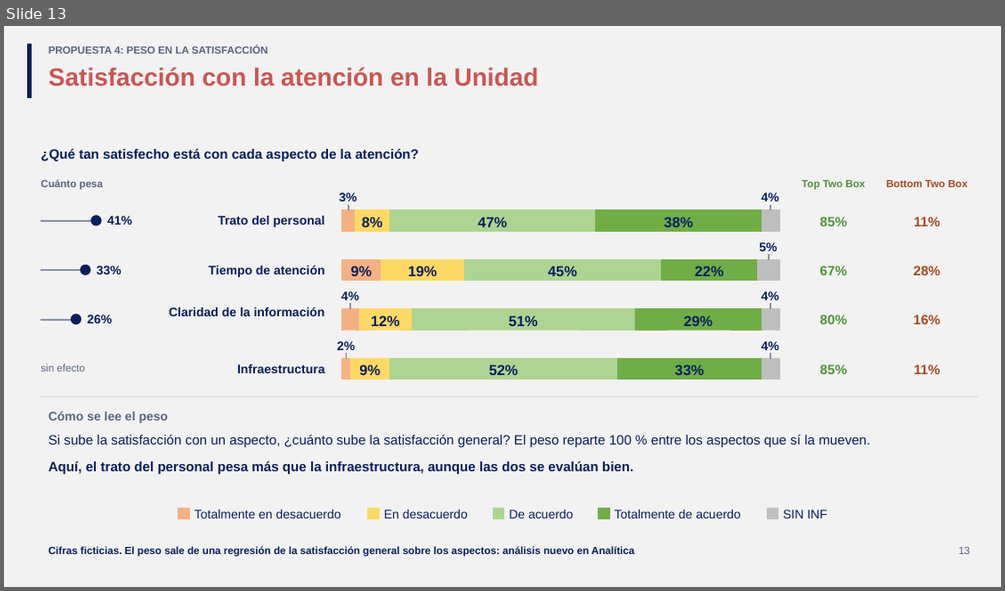
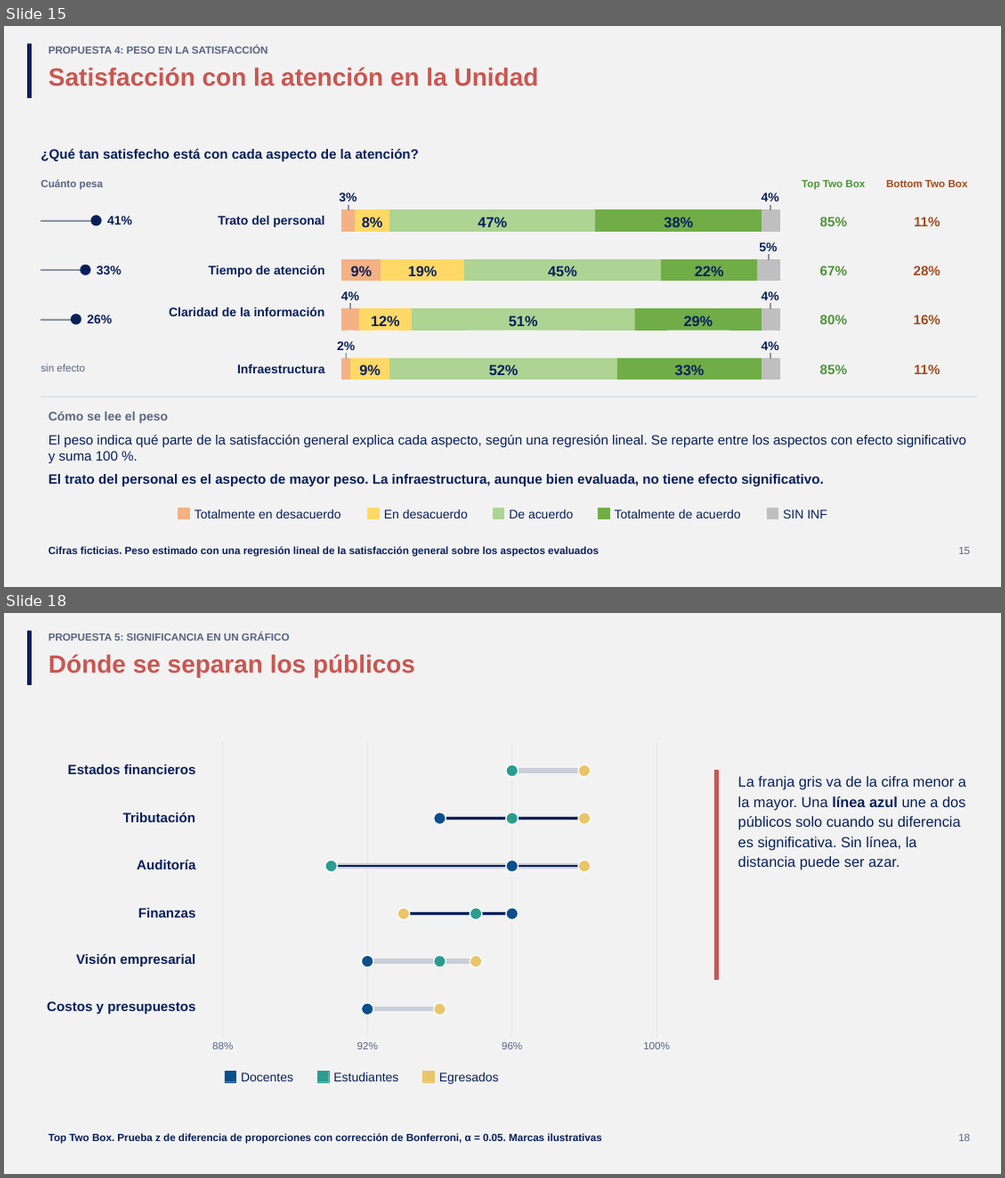
Before and after one commit to GonzaloAlmendariz/prosecnur-app, a slide deck: docs/qa/motor-ppt-2026-10-06/4-recetario/propuestas-rescatables.pptx. Shown one above the other, each under a label of ours: slide 13 before the commit, slides 15 and 18 after it; the slides between them are not shown. The pictures are 1005x591 and 1005x1178 pixels, drawn with LibreOffice and Linux fonts; fonts in the diff are those of the drawing; background and template pictures are left out. Boxes give left, top, right and bottom in pixels: in the first picture for what was removed or moved away, otherwise in the second. Text is boxed around its words. In the diff, an @@ line names an element or a change of style, - is before the commit and + after.

```diff
--- a/docs/qa/motor-ppt-2026-10-06/4-recetario/propuestas-rescatables.pptx
+++ b/docs/qa/motor-ppt-2026-10-06/4-recetario/propuestas-rescatables.pptx
@@ slide 18 added at (x1=4, y1=613, x2=1001, y2=1174), background #F2F2F2 @@
@@ rectangle added at (x1=28, y1=630, x2=32, y2=684), fill #081F5C, outline #081F5C 0.25 pt @@
@@ text added at (x1=48, y1=633, x2=290, y2=641), 10 pt, text #5A6480, bold @@
+PROPUESTA 5: SIGNIFICANCIA EN UN GRÁFICO
@@ title added at (x1=48, y1=654, x2=415, y2=677), 24 pt, text #CA5651, bold @@
+Dónde se separan los públicos
@@ rectangle added at (x1=714, y1=770, x2=718, y2=980), fill #CA5651, outline #CA5651 0.25 pt @@
@@ text added at (x1=738, y1=776, x2=966, y2=870), 14 pt, text #081F5C @@
+La franja gris va de la cifra menor a la mayor. Una línea azul une a dos públicos solo cuando su diferencia es significativa. Sin línea, la distancia puede ser azar.
@@ group added at (x1=47, y1=742, x2=670, y2=1049): 16 ellipses, 14 freeform shapes, 10 texts @@
+Costos y presupuestos
+Visión empresarial
+Finanzas
+Auditoría
+Tributación
+Estados financieros
+88%
+92%
+96%
+100%
@@ rectangle added at (x1=225, y1=1070, x2=235, y2=1082), fill #0B4F8C, outline #0B4F8C 0.25 pt @@
@@ text added at (x1=241, y1=1072, x2=293, y2=1081), 12 pt, text #081F5C @@
+Docentes
@@ rectangle added at (x1=317, y1=1070, x2=329, y2=1082), fill #2A9D8F, outline #2A9D8F 0.25 pt @@
@@ text added at (x1=333, y1=1072, x2=398, y2=1081), 12 pt, text #081F5C @@
+Estudiantes
@@ rectangle added at (x1=423, y1=1070, x2=434, y2=1082), fill #E9C46A, outline #E9C46A 0.25 pt @@
@@ text added at (x1=439, y1=1072, x2=499, y2=1084), 12 pt, text #081F5C @@
+Egresados
@@ text added at (x1=48, y1=1133, x2=601, y2=1143), 10 pt, text #081F5C, bold @@
+Top Two Box. Prueba z de diferencia de proporciones con corrección de Bonferroni, α = 0.05. Marcas ilustrativas
@@ text added at (x1=958, y1=1134, x2=970, y2=1141), 10 pt, text #5A6480 @@
+18
@@ what was slide 13 is now slide 15 @@
@@ slide 15 changed as well @@
@@ text at (x1=48, y1=434, x2=966, y2=463): text changed @@
-Si sube la satisfacción con un aspecto, ¿cuánto sube la satisfacción general? El peso reparte 100 % entre los aspectos que sí la mueven.
+El peso indica qué parte de la satisfacción general explica cada aspecto, según una regresión lineal. Se reparte entre los aspectos con efecto significativo y suma 100 %.
@@ text at (x1=48, y1=474, x2=823, y2=486): text changed @@
-Aquí, el trato del personal pesa más que la infraestructura, aunque las dos se evalúan bien.
+El trato del personal es el aspecto de mayor peso. La infraestructura, aunque bien evaluada, no tiene efecto significativo.
@@ text at (x1=48, y1=546, x2=599, y2=556): text changed @@
-Cifras ficticias. El peso sale de una regresión de la satisfacción general sobre los aspectos: análisis nuevo en Analítica
+Cifras ficticias. Peso estimado con una regresión lineal de la satisfacción general sobre los aspectos evaluados
```
Also in this commit, not shown: 11 other slides changed, 4 other slides added, 1 slide removed, 2 other files.
